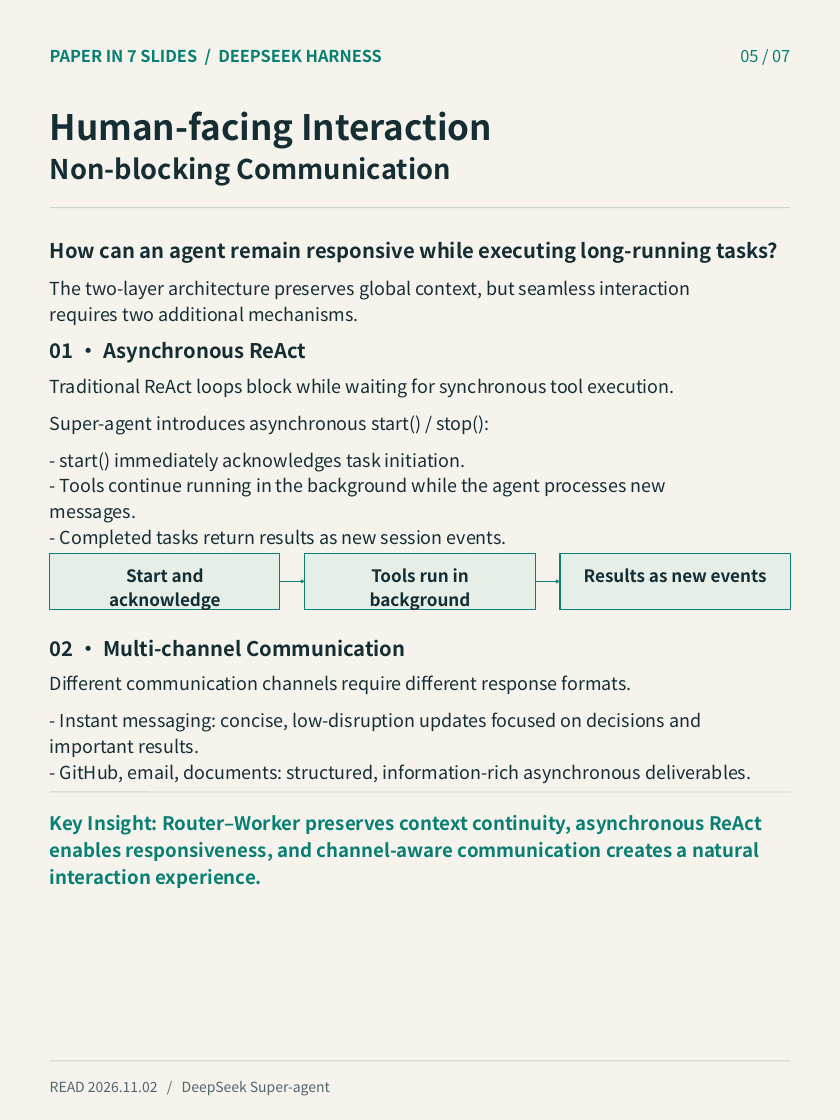
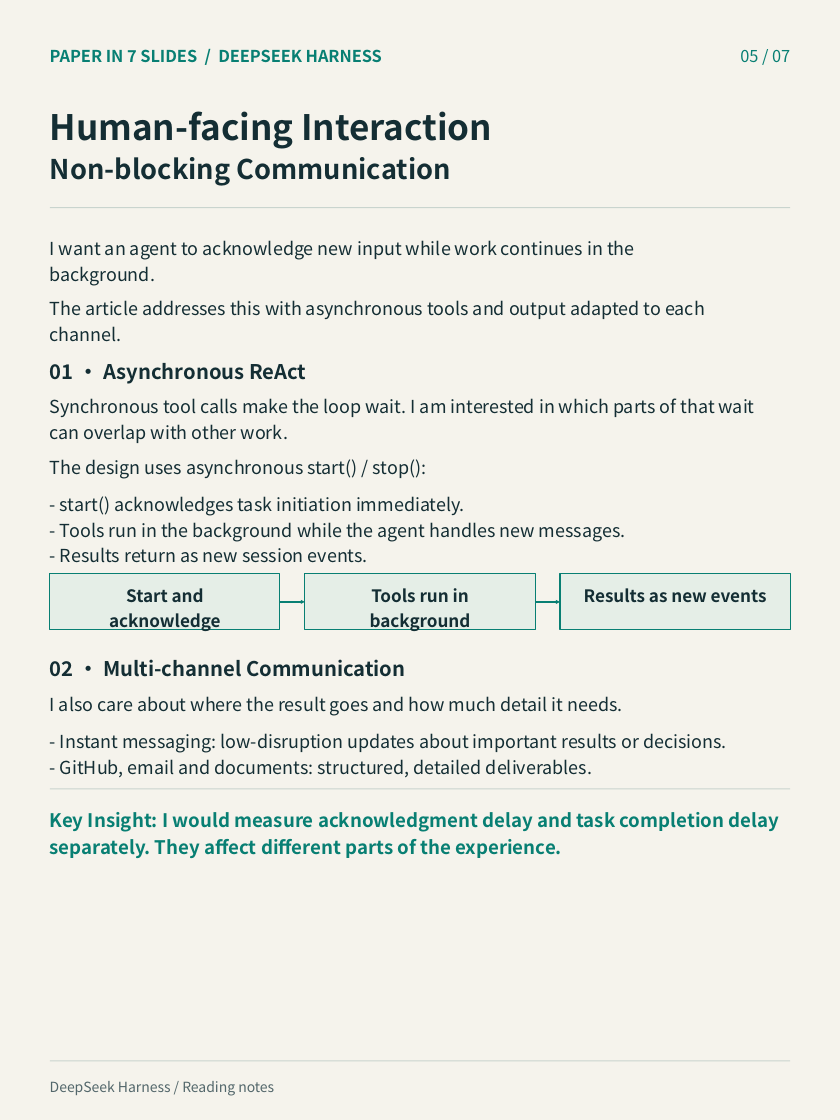
Before and after one commit to QiaohuiGao/qiaohui-portfolio, a slide deck: slide 5 of assets/field-notes/superagent/slides.en.pptx. Drawn at 840x1120 pixels with LibreOffice and Linux fonts; fonts in the diff are those of the drawing. Boxes give left, top, right and bottom in pixels: in the first picture for what was removed or moved away, otherwise in the second. Text is boxed around its words. In the diff, an @@ line names an element or a change of style, - is before the commit and + after.

```diff
--- a/assets/field-notes/superagent/slides.en.pptx
+++ b/assets/field-notes/superagent/slides.en.pptx
@@ text at (50, 240, 635, 286): text changed; size 19.5 to 17.2 pt; bold off @@
-How can an agent remain responsive while executing long-running tasks?
+I want an agent to acknowledge new input while work continues in the
+background.
@@ text at (50, 300, 705, 342): text changed @@
-The two-layer architecture preserves global context, but seamless interaction
-requires two additional mechanisms.
+The article addresses this with asynchronous tools and output adapted to each
+channel.
@@ text at (50, 398, 755, 443): text changed @@
-Traditional ReAct loops block while waiting for synchronous tool execution.
+Synchronous tool calls make the loop wait. I am interested in which parts of that wait
+can overlap with other work.
@@ text at (50, 459, 427, 479): text changed @@
-Super-agent introduces asynchronous start() / stop():
+The design uses asynchronous start() / stop():
@@ text at (60, 496, 625, 563): text changed @@
-- start() immediately acknowledges task initiation.
-- Tools continue running in the background while the agent processes new
-messages.
-- Completed tasks return results as new session events.
+- start() acknowledges task initiation immediately.
+- Tools run in the background while the agent handles new messages.
+- Results return as new session events.
@@ 5 texts, 3 rectangles, 2 arrows: place and size @@
-5 texts, 3 rectangles, 2 arrows at (50, 342, 790, 657)
+5 texts, 3 rectangles, 2 arrows at (50, 363, 790, 677)
@@ text at (50, 696, 622, 716): text changed @@
-Different communication channels require different response formats.
+I also care about where the result goes and how much detail it needs.
@@ text at (60, 733, 727, 777): text changed @@
-- Instant messaging: concise, low-disruption updates focused on decisions and
-important results.
-- GitHub, email, documents: structured, information-rich asynchronous deliverables.
+- Instant messaging: low-disruption updates about important results or decisions.
+- GitHub, email and documents: structured, detailed deliverables.
@@ text at (50, 812, 779, 858): text changed @@
-Key Insight: Router–Worker preserves context continuity, asynchronous ReAct
-enables responsiveness, and channel-aware communication creates a natural
-interaction experience.
+Key Insight: I would measure acknowledgment delay and task completion delay
+separately. They affect different parts of the experience.
@@ text at (50, 1081, 274, 1096): text changed @@
-READ 2026.11.02 / DeepSeek Super-agent
+DeepSeek Harness / Reading notes
```
Also in this commit, not shown: 5 other slides changed, 1 slide added, 1 slide removed, 9 other files.
